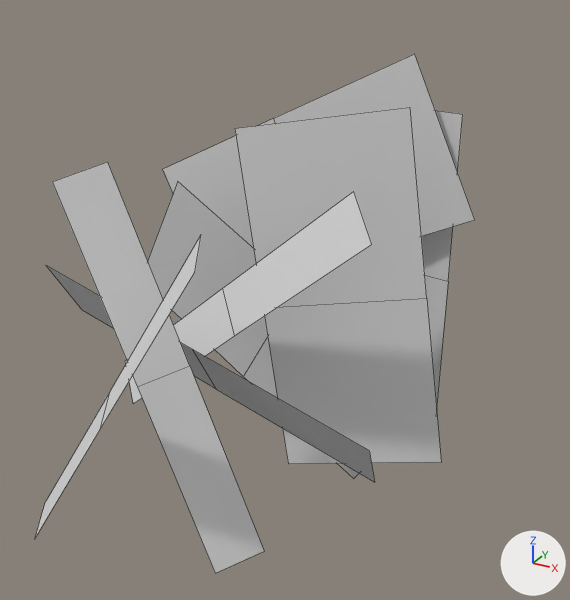
Renders of the OBJ model media/models/tree/pine_bb1.obj from each side of a commit.
Both versions are drawn from a camera (50 mm lens) standing at (1.54, -4.19, 1.38) and looking at (0.02, -1.41, 0.0). Every picture has the same lights, and +X, +Y and +Z are marked at lower right. The first picture is the older version. Mesh edges are drawn as thin lines. Where no turn or scale is listed for an object, it has been applied to the vertices. Vertices at exactly the same position are counted once.

Names of what the first picture shows: 'plant_pmat3'.
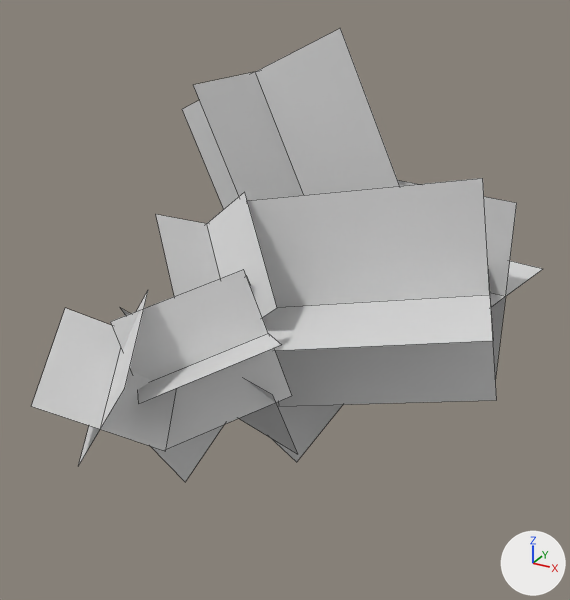
Location of each change, (x1, y1, x2, y2) in pixels of the pictures (570 x 600 px; the box of a moved part takes in the faces that stretch with it):
'plant_pmat3', reshaped (16% shorter)
    before: (35, 54, 475, 573)
    after: (78, 28, 517, 466)
'plant_pmat3_cross', added
    after: (32, 72, 542, 481)
part 1 of me_plant_pmat3, moved or reshaped
    before: (421, 111, 463, 407)
    after: (398, 180, 517, 379)
part 2 of me_plant_pmat3, moved or reshaped
    before: (35, 54, 475, 573)
    after: (78, 28, 496, 466)

The edits, one by one:
me_plant_pmat3 is used by ob_plant_pmat3; location (0.0, 0.0, 0.0).
me_plant_pmat3 had 48 vertices, 16 faces and spanned x -1.02..0.75, y -2.59..-0.77, z -1.02..1.0.
me_plant_pmat3 now has 48 vertices, 16 faces and spans x -0.91..0.94, y -2.58..-0.77, z -1.07..1.09.
me_plant_pmat3 part 1: the loose piece of 6 vertices spanning x 0.01..0.57, y -0.87..-0.77, z -0.76..0.76 is scaled about its middle by (1.49, 1.49, 0.561), then moved by (0.14, -0.02, 0.0).
me_plant_pmat3 part 2: 35 of 48 vertices moved; they spanned x -1.02..0.75, y -2.59..-0.89, z -1.02..1.0 and now span x -0.91..0.94, y -2.58..-0.9, z -1.07..1.09; mean shift (-0.01, 0.08, 0.02); largest move (0.32, -2.45, 0.66) -> (-0.1, -2.19, 0.31).
Mesh me_plant_pmat3_cross is new.
It has 53 vertices, 16 faces and spans x -0.55..0.99, y -2.69..-0.35, z -0.88..0.88.
It uses material mat_pmat3_pine_1_png (its picture is missing).
Object 'plant_pmat3_cross' (ob_plant_pmat3_cross) is new; it shows me_plant_pmat3_cross.
Its location is (0.0, 0.0, 0.0).
